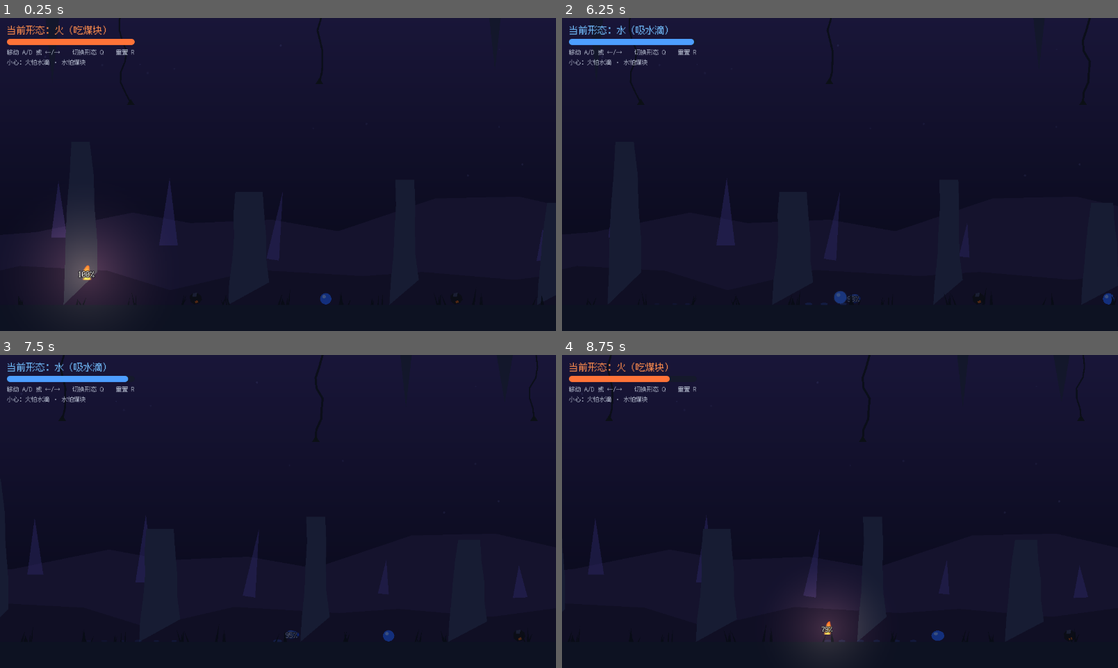
Above: before the commit, frames 1-4 (two rows, left to right).
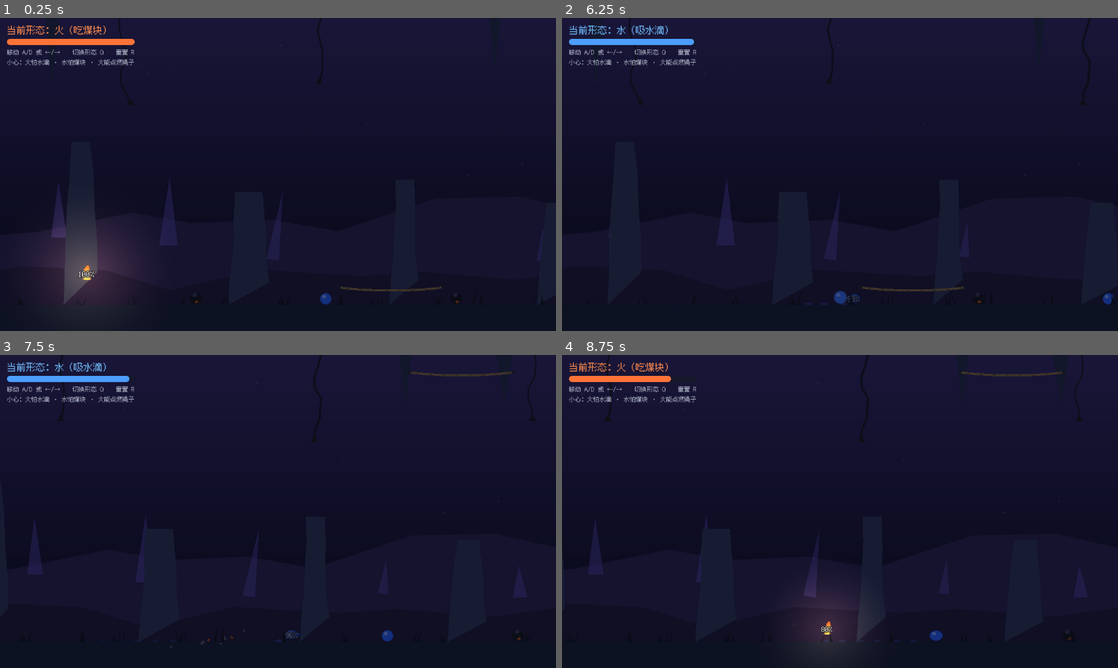
Above: after the commit, the same moments.

Repository: wov/elements
Game: Godot game, scene res://scenes/main.tscn
Two runs of this game, one before a commit and one after it. Both use one fixed random seed, a clock stepped at 60 frames per second and the inputs below.
Inputs:
- Up to frame 1 (0.25 s): no input
- Up to frame 2 (6.25 s): hold Q (switch_form) 0.53-1.28 s; hold D (move_right) 0.53-2.03 s; tap Enter at 1.25 s; tap Q (switch_form) every 1.5 s from 1.35 to 5.85 s; hold Q (switch_form) 2.03-2.78 s; hold A (move_left) 2.03-4.28 s; tap R (reset) at 2.75, 4.25 s; hold Q (switch_form) 3.53-4.28 s; hold D (move_right) from 4.28 s (still down); hold Q (switch_form) 5.03-5.78 s
- Up to frame 3 (7.5 s): keep holding D (move_right); hold Q (switch_form) 6.53-7.28 s; tap Q (switch_form) at 7.35 s
- Up to frame 4 (8.75 s): release D (move_right) at 8.03 s; hold A (move_left) from 8.03 s (still down); hold Q (switch_form) from 8.03 s (still down)

The runs differ from the first frame. In frame 1, 0.2% of the frame differs, in the area x 16-80%, y 13-88%; in frame 2, 0.2%; in frame 3, 0.5%; in frame 4, 0.5%, in the area x 5-94%, y 0-92%.

Commit message:
新增绳子元素：火沿绳燃烧蔓延，期间元素量锁定，烧过成灰烬掉落
- scripts/rope.gd：可燃绳（任意角度布置），火形态触碰点燃，双火苗前沿从触点向两端蔓延，烧完整绳移除、仅两端系绳环留在锚点
- Player.drain_holds 计数：燃烧演出期间元素量完全不衰减（支持多个暂停源叠加）
- 灰烬碎屑：灰白+余烬色小片掉落旋转淡出；绞纹随绳段一并消失
- scripts/glow.gd：抽出共享的径向光纹理生成（玩家火光/绳火光共用）
- main.tscn 布置三根绳（低空拉索 / 垂挂 / 高位短绳），README 同步

Diff:
--- a/scenes/main.tscn
+++ b/scenes/main.tscn
@@ -1,9 +1,10 @@
-[gd_scene load_steps=7 format=3]
+[gd_scene load_steps=8 format=3]
 
 [ext_resource type="Script" path="res://scripts/main.gd" id="1_main"]
 [ext_resource type="PackedScene" path="res://scenes/player.tscn" id="2_player"]
 [ext_resource type="PackedScene" path="res://scenes/pickup.tscn" id="3_pickup"]
 [ext_resource type="PackedScene" path="res://scenes/exit_gate.tscn" id="4_exit"]
+[ext_resource type="Script" path="res://scripts/rope.gd" id="5_rope"]
 
 [sub_resource type="RectangleShape2D" id="RectangleShape2D_ground"]
 size = Vector2(2600, 60)
@@ -78,6 +79,24 @@
 [node name="Coal4" parent="Level" instance=ExtResource("3_pickup")]
 position = Vector2(2200, 646)
 
+[node name="RopeLow" type="Node2D" parent="Level"]
+position = Vector2(900, 620)
+script = ExtResource("5_rope")
+
+[node name="RopeHang" type="Node2D" parent="Level"]
+position = Vector2(1520, 40)
+point_a = Vector2(0, 0)
+point_b = Vector2(0, 580)
+sag = 0.0
+script = ExtResource("5_rope")
+
+[node name="RopeHigh" type="Node2D" parent="Level"]
+position = Vector2(1900, 622)
+point_a = Vector2(-140, 0)
+point_b = Vector2(140, 0)
+sag = 14.0
+script = ExtResource("5_rope")
+
 [node name="ExitGate" parent="Level" instance=ExtResource("4_exit")]
 position = Vector2(2380, 614)
 
--- /dev/null
+++ b/scripts/glow.gd
@@ -0,0 +1,25 @@
+class_name Glow
+extends RefCounted
+## 径向渐变光照纹理：中心亮、向边缘平滑衰减到全透明。逐像素生成，
+## 保证内切圆以外（包括正方形四角）alpha 恒为 0，不会露出方形光斑。
+## 带缓存，Player 火焰与绳子燃烧前沿共用。
+
+
+static var _cache: Dictionary = {}
+
+
+static func radial(size: int, falloff_power: float = 1.8) -> ImageTexture:
+	var key := "%d|%f" % [size, falloff_power]
+	if _cache.has(key):
+		return _cache[key]
+	var image := Image.create_empty(size, size, false, Image.FORMAT_RGBA8)
+	for y in size:
+		for x in size:
+			var nx := (float(x) + 0.5) / float(size) * 2.0 - 1.0
+			var ny := (float(y) + 0.5) / float(size) * 2.0 - 1.0
+			var d := sqrt(nx * nx + ny * ny)
+			var falloff := clampf(1.0 - d, 0.0, 1.0)
+			image.set_pixel(x, y, Color(1, 1, 1, pow(falloff, falloff_power)))
+	var texture := ImageTexture.create_from_image(image)
+	_cache[key] = texture
+	return texture
--- a/scripts/main.gd
+++ b/scripts/main.gd
@@ -88,7 +88,7 @@
 
 	var hint := Label.new()
 	UiFont.apply(hint)
-	hint.text = "移动 A/D 或 ←/→    切换形态 Q    重置 R\n小心：火怕水滴 · 水怕煤块"
+	hint.text = "移动 A/D 或 ←/→    切换形态 Q    重置 R\n小心：火怕水滴 · 水怕煤块 · 火能点燃绳子"
 	hint.add_theme_font_size_override("font_size", 14)
 	hint.add_theme_color_override("font_color", Color(0.72, 0.75, 0.82))
 	box.add_child(hint)
--- a/scripts/player.gd
+++ b/scripts/player.gd
@@ -49,6 +49,8 @@
 var amount: float = 1.0
 ## 通关等场合可冻结玩家输入。
 var input_enabled: bool = true
+## 衰竭暂停计数：外部演出（如绳子燃烧「期间保持元素状态不变」）持有 >0 时完全不消耗。
+var drain_holds: int = 0
 
 var _facing: int = 1
 var _dead: bool = false
@@ -95,8 +97,10 @@
 
 	move_and_slide()
 
-	# 衰竭：只有移动才消耗；归零即消散
-	var drain := idle_drain + (move_drain if moving else 0.0)
+	# 衰竭：只有移动才消耗（绳子燃烧等演出期间整体暂停）；归零即消散
+	var drain := 0.0
+	if drain_holds <= 0:
+		drain = idle_drain + (move_drain if moving else 0.0)
 	amount = maxf(amount - drain * delta, 0.0)
 	_update_size()
 
@@ -277,24 +281,9 @@
 	_light.texture_scale = fire_light_scale * lerpf(0.55, 1.0, amount) * (1.0 + 0.03 * sin(_time * 7.0))
 
 
-## 径向渐变光照纹理（中心亮、边缘透明），静态缓存。
-## 径向光照纹理：中心亮、向边缘平滑衰减到全透明（逐像素生成，
-## 保证内切圆以外——包括正方形四角——alpha 恒为 0，不会露出方形光斑）。
-static var _light_tex: ImageTexture
-
+## 径向渐变光照纹理（中心亮、边缘透明），静态缓存（见 Glow）。
 static func _light_texture() -> Texture2D:
-	if _light_tex == null:
-		var size := 256
-		var image := Image.create_empty(size, size, false, Image.FORMAT_RGBA8)
-		for y in size:
-			for x in size:
-				var nx := (float(x) + 0.5) / float(size) * 2.0 - 1.0
-				var ny := (float(y) + 0.5) / float(size) * 2.0 - 1.0
-				var d := sqrt(nx * nx + ny * ny)
-				var falloff := clampf(1.0 - d, 0.0, 1.0)
-				image.set_pixel(x, y, Color(1, 1, 1, pow(falloff, 1.8)))
-		_light_tex = ImageTexture.create_from_image(image)
-	return _light_tex
+	return Glow.radial(256, 1.8)
 
 
 ## 体内百分比数字（只在整数变化时刷新）。
--- /dev/null
+++ b/scripts/rope.gd
@@ -0,0 +1,318 @@
+class_name Rope
+extends Node2D
+## 可燃绳：火形态的主角碰到即点燃，火苗从触点向两端蔓延；
+## 蔓延期间玩家元素量锁定不衰竭（Player.drain_holds，即「期间保持元素状态不变」），
+## 烧过的绳段化作灰烬碎屑掉落，整根烧完后绳节点自行移除，仅两端系绳环留在锚点处。
+## 水形态不触发。可任意角度布置（水平拉索 / 垂挂皆可）。
+
+signal burn_started
+signal burn_finished
+
+@export_group("布置")
+## 绳两端（本节点局部坐标），可任意角度。
+@export var point_a := Vector2(-120, 0)
+@export var point_b := Vector2(120, 0)
+## 绳中点自然下垂量（像素）。
+@export var sag := 10.0
+
+@export_group("燃烧")
+## 触发检测的粗细（沿绳方向胶囊体的直径）。
+@export var touch_thickness := 24.0
+## 火苗蔓延速度（像素/秒）。
+@export var burn_speed := 240.0
+## 灰烬碎屑生成密度（个/秒，每条蔓延前沿）。
+@export var ash_rate := 14.0
+
+@export_group("外观")
+@export var rope_color := Color(0.72, 0.55, 0.32)
+@export var rope_width := 5.0
+## 前沿火苗的光照强度（PointLight2D energy）。
+@export var front_light_energy := 0.6
+
+const _SEGMENTS := 24
+const _ASH_GROUP := "rope_ash"
+
+var _points: PackedVector2Array = []
+var _knots: Array[Line2D] = []
+var _knot_indices: Array[int] = []
+var _front_a := 0.5  # 前沿 A 的参数位置（0~1，向 point_a 推进，递减）
+var _front_b := 0.5  # 前沿 B 的参数位置（向 point_b 推进，递增）
+var _burning := false
+var _time := 0.0
+var _ash_accum := 0.0
+var _player: Player = null
+var _line: Line2D
+var _area: Area2D
+var _flame_a: Node2D
+var _flame_b: Node2D
+var _light: PointLight2D
+var _anchor_a: Node2D
+var _anchor_b: Node2D
+
+
+func _ready() -> void:
+	_build_points()
+	_build_visual()
+	_build_area()
+
+
+func _physics_process(delta: float) -> void:
+	_time += delta
+	if not _burning:
+		return
+	var step := burn_speed * delta / _length()
+	_front_a = maxf(_front_a - step, 0.0)
+	_front_b = minf(_front_b + step, 1.0)
+	_update_line()
+	_update_flames(delta)
+	_update_light()
+	if _front_a <= 0.0 and _front_b >= 1.0:
+		_finish()
+
+
+## 火形态玩家触碰点燃；也可由其他机关直接调用。
+func ignite(player: Player) -> void:
+	if _burning or player == null:
+		return
+	_burning = true
+	_player = player
+	player.drain_holds += 1
+	var t := _nearest_t(to_local(player.global_position))
+	_front_a = t
+	_front_b = t
+	_area.set_deferred("monitoring", false)
+	burn_started.emit()
+
+
+func _build_points() -> void:
+	for i in _SEGMENTS + 1:
+		_points.append(_point_at(float(i) / float(_SEGMENTS)))
+
+
+## 两端点 + 下垂控制点的二次贝塞尔绳形。
+func _point_at(t: float) -> Vector2:
+	var control := (point_a + point_b) * 0.5 + Vector2(0, sag * 1.4)
+	var u := 1.0 - t
+	return point_a * (u * u) + control * (2.0 * u * t) + point_b * (t * t)
+
+
+func _build_visual() -> void:
+	_line = Line2D.new()
+	_line.width = rope_width
+	_line.default_color = rope_color
+	_line.joint_mode = Line2D.LINE_JOINT_ROUND
+	_line.end_cap_mode = Line2D.LINE_CAP_ROUND
+	_line.points = _points
+	add_child(_line)
+
+	# 绞纹：沿绳错开的短划线，像三股麻绳（记录所在段号，烧过即隐藏）
+	for i in range(2, _SEGMENTS, 3):
+		var knot := Line2D.new()
+		var dir := (_points[i + 1] - _points[i - 1]).normalized()
+		knot.points = PackedVector2Array([_points[i] - dir * 3.0, _points[i] + dir * 3.0])
+		knot.width = rope_width * 0.5
+		knot.default_color = rope_color.darkened(0.3)
+		add_child(knot)
+		_knots.append(knot)
+		_knot_indices.append(i)
+
+	# 两端系绳环：绳烧完移除后仍留在锚点处
+	_anchor_a = _make_anchor(point_a)
+	_anchor_b = _make_anchor(point_b)
+
+	_flame_a = _make_flame()
+	_flame_b = _make_flame()
+	_flame_a.visible = false
+	_flame_b.visible = false
+
+	_light = PointLight2D.new()
+	_light.texture = Glow.radial(128, 1.6)
+	_light.color = Color(1.0, 0.72, 0.42)
+	_light.energy = front_light_energy
+	_light.texture_scale = 0.55
+	_light.visible = false
+	add_child(_light)
+
+
+## 前沿小火苗：焦黑断面 + 外橙内黄两层三角。
+func _make_flame() -> Node2D:
+	var flame := Node2D.new()
+	var scorch := Polygon2D.new()
+	scorch.polygon = PackedVector2Array([Vector2(-3, 3), Vector2(3, 3), Vector2(3, -3), Vector2(-3, -3)])
+	scorch.color = Color(0.12, 0.1, 0.1, 0.9)
+	flame.add_child(scorch)
+	var outer := Polygon2D.new()
+	outer.polygon = PackedVector2Array([Vector2(-5, 2), Vector2(0, -13), Vector2(5, 2), Vector2(0, 6)])
+	outer.color = Color(0.95, 0.45, 0.15, 0.95)
+	flame.add_child(outer)
+	var inner := Polygon2D.new()
+	inner.polygon = PackedVector2Array([Vector2(-2.5, 1), Vector2(0, -7), Vector2(2.5, 1), Vector2(0, 4)])
+	inner.color = Color(1.0, 0.85, 0.4)
+	flame.add_child(inner)
+	add_child(flame)
+	return flame
+
+
+## 端点系绳环：深色小铁环，标记绳的固定端。
+func _make_anchor(at: Vector2) -> Node2D:
+	var anchor := Node2D.new()
+	var ring := Polygon2D.new()
+	ring.polygon = _ring_points(5.5, 3.2, 12)
+	ring.color = Color(0.2, 0.22, 0.28)
+	anchor.add_child(ring)
+	anchor.position = at
+	add_child(anchor)
+	return anchor
+
+
+## 圆环多边形（outer/inner 半径交替的星形顶点）。
+func _ring_points(outer: float, inner: float, count: int) -> PackedVector2Array:
+	var pts := PackedVector2Array()
+	for i in count * 2:
+		var radius := outer if i % 2 == 0 else inner
+		var ang := TAU * float(i) / float(count * 2)
+		pts.append(Vector2(cos(ang), sin(ang)) * radius)
+	return pts
+
+
+## 沿绳的胶囊检测区（下垂不大时直线近似足够）。
+func _build_area() -> void:
+	_area = Area2D.new()
+	_area.position = (point_a + point_b) * 0.5
+	_area.rotation = (point_b - point_a).angle()
+	var shape := CapsuleShape2D.new()
+	shape.height = _length() + touch_thickness
+	shape.radius = touch_thickness * 0.5
+	var collision := CollisionShape2D.new()
+	collision.shape = shape
+	_area.add_child(collision)
+	_area.body_entered.connect(_on_body_entered)
+	add_child(_area)
+
+
+func _on_body_entered(body: Node2D) -> void:
+	if _burning or not (body is Player):
+		return
+	var player := body as Player
+	if player.form != Player.Form.FIRE or player.is_dead():
+		return
+	ignite(player)
+
+
+func _length() -> float:
+	return point_a.distance_to(point_b)
+
+
+## 玩家触点 → 最近的绳参数位置（0~1）。
+func _nearest_t(local_pos: Vector2) -> float:
+	var best_t := 0.0
+	var best_d := INF
+	for i in _SEGMENTS + 1:
+		var d := _points[i].distance_squared_to(local_pos)
+		if d < best_d:
+			best_d = d
+			best_t = float(i) / float(_SEGMENTS)
+	return best_t
+
+
+## 剩余绳段 = [0, 前沿A] + [前沿B, 1]，烧过的部分从线上即时移除。
+func _update_line() -> void:
+	var ia := int(floor(_front_a * float(_SEGMENTS) + 1e-4))
+	var ib := int(ceil(_front_b * float(_SEGMENTS) - 1e-4))
+	var remaining := PackedVector2Array()
+	for i in ia + 1:
+		remaining.append(_points[i])
+	for i in range(ib, _SEGMENTS + 1):
+		remaining.append(_points[i])
+	_line.points = remaining
+	# 绞纹随所在绳段一并消失（ia~ib 之间是烧掉的部分）
+	for k in _knots.size():
+		var i := _knot_indices[k]
+		_knots[k].visible = i <= ia or i >= ib
+
+
+func _update_flames(delta: float) -> void:
+	_ash_accum += ash_rate * delta
+	while _ash_accum >= 1.0:
+		_ash_accum -= 1.0
+		# 从仍在燃烧的前沿掉灰（两个前沿都活着就随机挑一个）
+		var t := _front_a
+		if _front_a <= 0.0 or (_front_b < 1.0 and randf() < 0.5):
+			t = _front_b
+		_spawn_ash(_point_at(t) + Vector2(randf_range(-3.0, 3.0), randf_range(-2.0, 3.0)))
+	_flame_a.visible = _front_a > 0.0
+	_flame_b.visible = _front_b < 1.0
+	_flame_a.position = _point_at(_front_a)
+	_flame_b.position = _point_at(_front_b)
+	var flicker := 1.0 + 0.18 * sin(_time * 19.0)
+	_flame_a.scale = Vector2(flicker, 2.0 - flicker * 0.6)
+	_flame_b.scale = Vector2(flicker, 2.0 - flicker * 0.6)
+
+
+func _update_light() -> void:
+	_light.visible = true
+	var mid_t := (_front_a + _front_b) * 0.5
+	_light.position = _point_at(mid_t)
+	_light.energy = front_light_energy * (1.0 + 0.1 * sin(_time * 17.0))
+
+
+## 灰烬碎屑：灰白小片（夹带三成余烬色）掉落、旋转、淡出。
+func _spawn_ash(at: Vector2) -> void:
+	var host := _fx_host()
+	var chunk := Polygon2D.new()
+	var s := 3.0 + randf() * 3.5
+	chunk.polygon = PackedVector2Array([
+		Vector2(-s, -s * 0.5), Vector2(s * 0.8, -s * 0.6),
+		Vector2(s, s * 0.5), Vector2(-s * 0.7, s * 0.6),
+	])
+	if randf() < 0.3:
+		chunk.color = Color(0.9, 0.4, 0.15, 0.95)
+	else:
+		chunk.color = Color(0.45, 0.43, 0.46, 0.95)
+	chunk.add_to_group(_ASH_GROUP)
+	host.add_child(chunk)
+	chunk.global_position = to_global(at)
+	var fall := 55.0 + randf() * 75.0
+	var tween := chunk.create_tween()
+	tween.set_parallel(true)
+	tween.tween_property(chunk, "position:y", chunk.position.y + fall, 0.8).set_trans(Tween.TRANS_QUAD).set_ease(Tween.EASE_IN)
+	tween.tween_property(chunk, "position:x", chunk.position.x + randf_range(-20.0, 20.0), 0.8)
+	tween.tween_property(chunk, "rotation", randf_range(-2.5, 2.5), 0.8)
+	tween.chain().tween_property(chunk, "modulate:a", 0.0, 0.35)
+	tween.chain().tween_callback(chunk.queue_free)
+
+
+func _finish() -> void:
+	set_physics_process(false)
+	if _player != null:
+		_player.drain_holds = maxf(_player.drain_holds - 1, 0)
+	_keep_anchors()
+	var tween := create_tween()
+	tween.set_parallel(true)
+	tween.tween_property(_flame_a, "scale", Vector2.ZERO, 0.22)
+	tween.tween_property(_flame_b, "scale", Vector2.ZERO, 0.22)
+	tween.tween_property(_light, "energy", 0.0, 0.25)
+	tween.chain().tween_callback(queue_free)
+	burn_finished.emit()
+
+
+## 绳整体移除前，把两端系绳环转挂到父节点，留在锚点处。
+func _keep_anchors() -> void:
+	var host := get_parent()
+	if host == null:
+		return
+	for anchor: Node2D in [_anchor_a, _anchor_b]:
+		if anchor == null:
+			continue
+		var pos := anchor.global_position
+		remove_child(anchor)
+		host.add_child(anchor)
+		anchor.global_position = pos
+
+
+## 灰烬等临时节点挂到当前场景（无主场景的测试环境下挂到父节点兜底）。
+func _fx_host() -> Node:
+	var tree := get_tree()
+	if tree != null and tree.current_scene != null:
+		return tree.current_scene
+	return get_parent()
Not shown, added: scripts/glow.gd.uid
Not shown, added: scripts/rope.gd.uid
Not shown, changed: README.md
